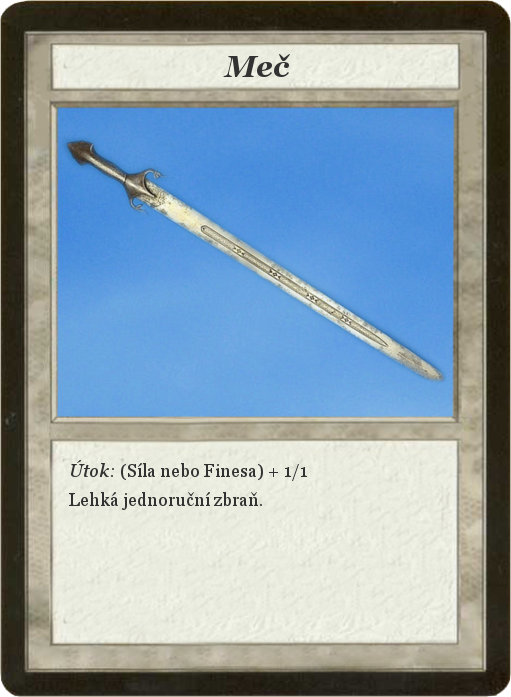
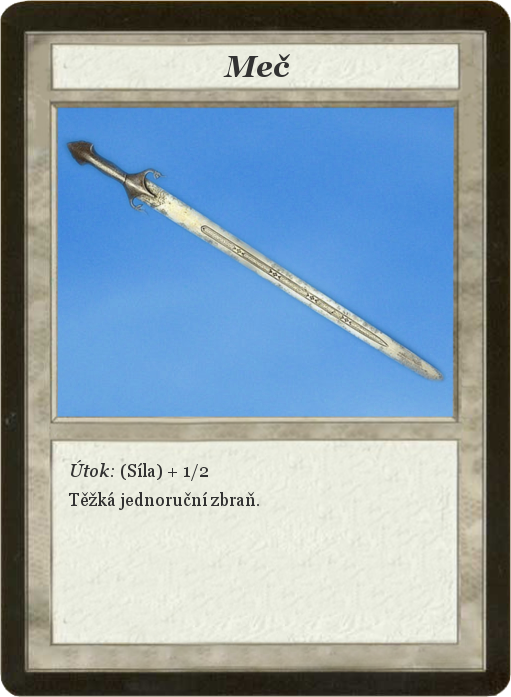
Layered file, before and after one edit (511 x 697). Changes by layer:
renamed "Útok: (Síla nebo Finesa) + 1/1..." to "Útok: (Síla) + 1/2 ...", painted on it over [69, 463, 307, 510]
